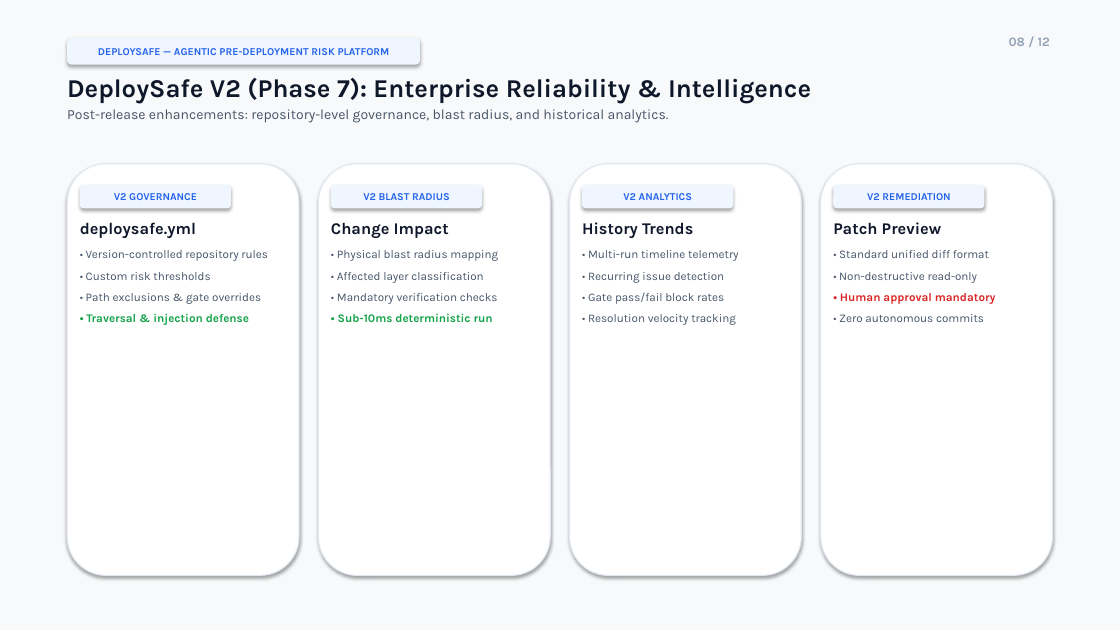
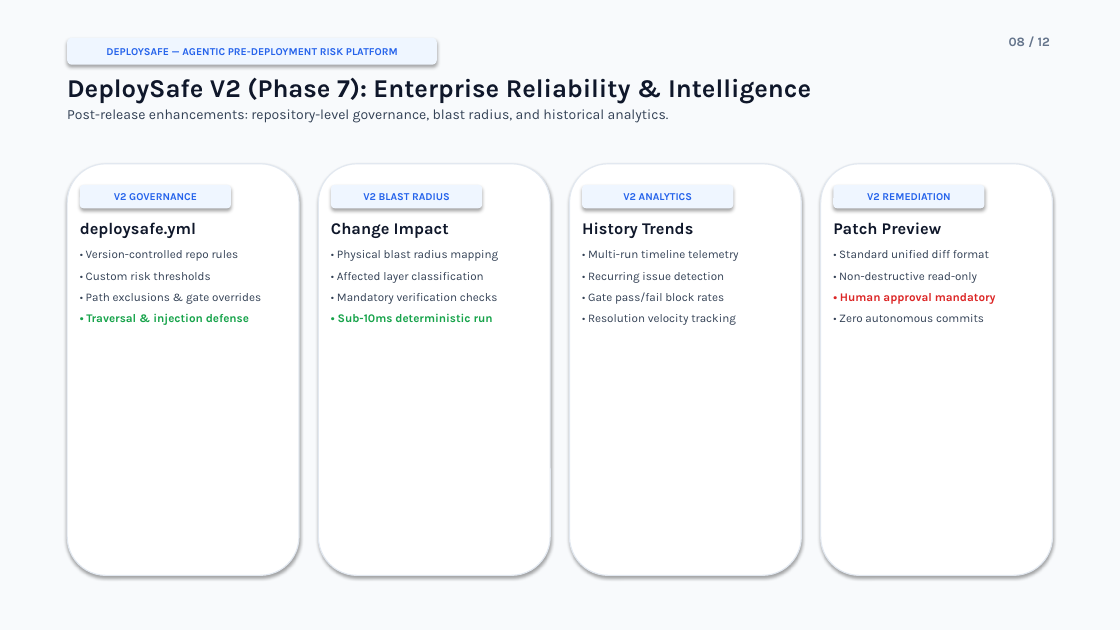
Before and after one commit to yashrao2607/AI-Devops, a slide deck: slide 8 of DeploySafe_Final_Presentation_V2.pptx. Drawn at 1120x630 pixels with LibreOffice and Linux fonts; fonts in the diff are those of the drawing. Boxes give left, top, right and bottom in pixels: in the first picture for what was removed or moved away, otherwise in the second. Text is boxed around its words. In the diff, an @@ line names an element or a change of style, - is before the commit and + after.

```diff
--- a/DeploySafe_Final_Presentation_V2.pptx
+++ b/DeploySafe_Final_Presentation_V2.pptx
@@ rectangle at (x1=0, y1=0, x2=1120, y2=630): fill #F8F9FA to #F8FAFC @@
@@ rounded rectangle "DEPLOYSAFE — AGENTIC PRE-DEPLOYMENT RISK ..." resized from (x1=67, y1=38, x2=420, y2=65) to (x1=67, y1=38, x2=437, y2=65) @@
@@ text "08 / 12" at (x1=1009, y1=37, x2=1050, y2=46): text colour #94A3B8 to #64748B @@
@@ text at (x1=67, y1=109, x2=669, y2=123): text colour #475569 to #334155 in "Post-release enhancements: repository-level governance, blas ..." @@
@@ text at (x1=86, y1=250, x2=239, y2=261): text changed; text colour #475569 to #334155 @@
-• Version-controlled repository rules
+• Version-controlled repo rules
@@ text at (x1=337, y1=250, x2=498, y2=304): text colour #475569 to #334155 in "• Physical blast radius mapping", "• Affected layer classification", "• Mandatory verification checks" @@
@@ text at (x1=588, y1=250, x2=738, y2=325): text colour #475569 to #334155 in "• Multi-run timeline telemetry", "• Recurring issue detection", "• Gate pass/fail block rates", "• Resolution velocity tracking" @@
@@ text at (x1=839, y1=250, x2=989, y2=322): text colour #475569 to #334155 in "• Standard unified diff format", "• Non-destructive read-only", "• Zero autonomous commits" @@
@@ text at (x1=86, y1=272, x2=261, y2=304): text colour #475569 to #334155 in "• Custom risk thresholds", "• Path exclusions & gate overrides" @@
```
Also in this commit, not shown: 11 other slides changed, 13 other files.
